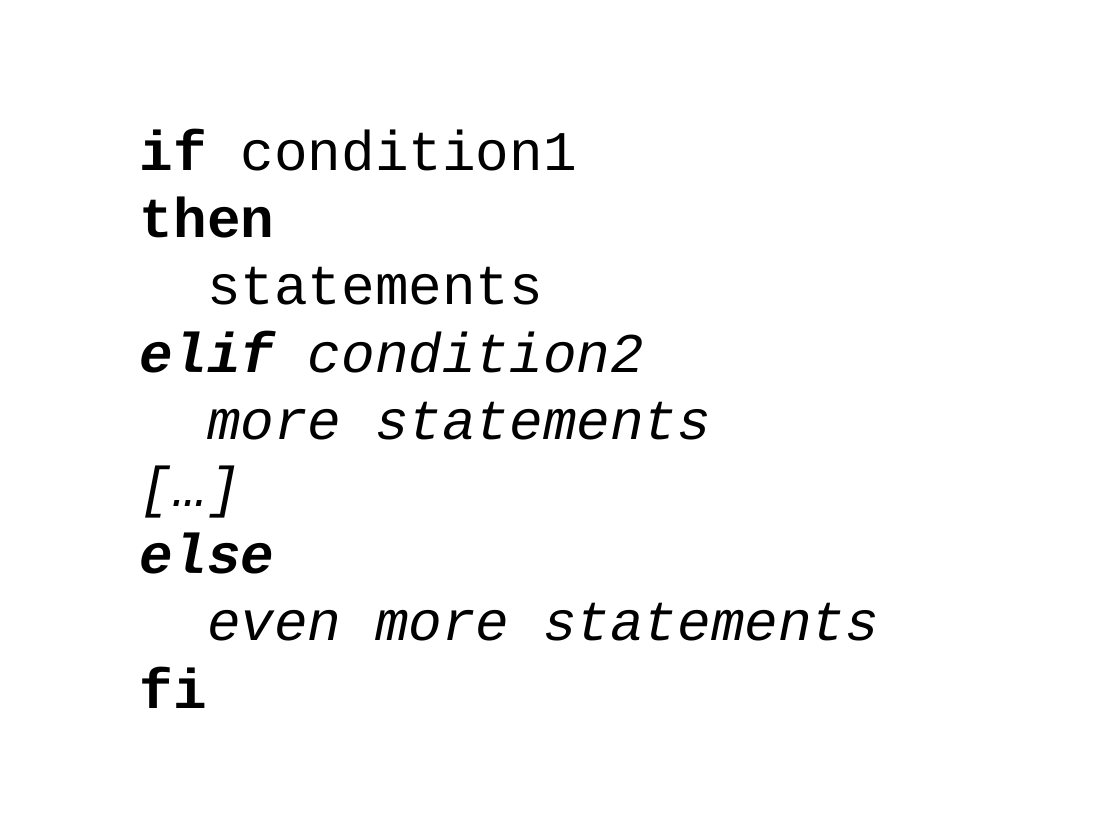
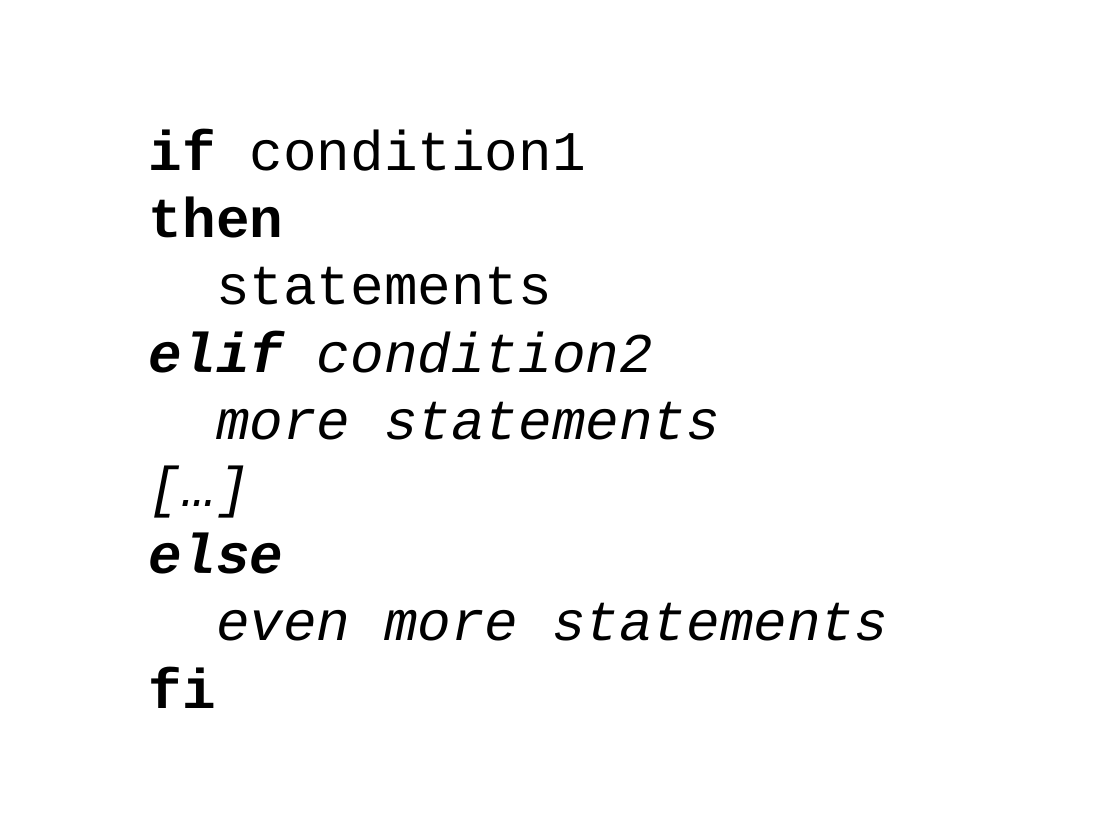
Before and after one commit to hdinkel/linuxcommandline, a slide deck: slide 3 of Intermediate/handout and presentation/LSI.pptx (slide 2 before the commit). Drawn at 1120x840 pixels with LibreOffice and Linux fonts; fonts in the diff are those of the drawing. Boxes give left, top, right and bottom in pixels: in the first picture for what was removed or moved away, otherwise in the second. Text is boxed around its words. In the diff, an @@ line names an element or a change of style, - is before the commit and + after.

```diff
--- a/Intermediate/handout and presentation/LSI.pptx
+++ b/Intermediate/handout and presentation/LSI.pptx
@@ text "if condition1": place and size @@
-text "if condition1" at box(140, 130, 879, 708)
+text "if condition1" at box(149, 130, 888, 708)
```
Also in this commit, not shown: 8 other slides changed, 2 slides added, 6 other files.
